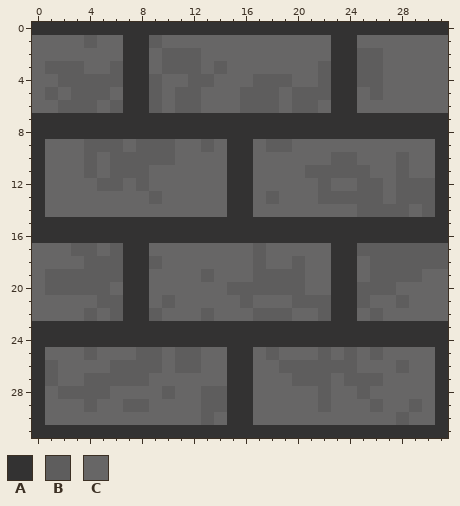
Pixel-art sprite -- app/Evil Cave/Assets/Tiles/wall.png. The picture above was drawn from the file before the commit.
The file is 32x32 pixels. Colours within 5 levels of each other are drawn and written as one.
Palette (. is transparent): A #333232  B #5e5d5d  C #676666
Once edited:
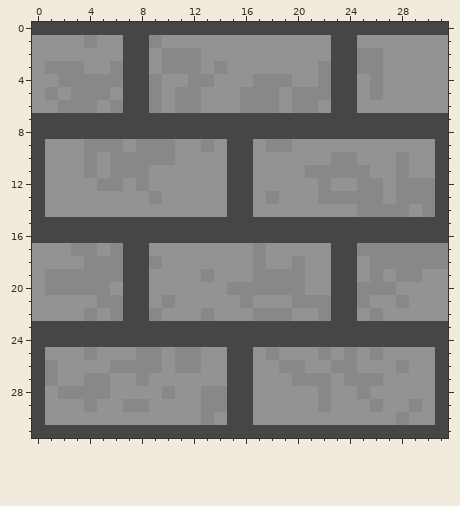
Changes in this commit:
colour A: #333232 -> #474646
colour B: #5e5d5d -> #8a8787
colour C: #676666 -> #949292
y 4: x 25 B -> C
y 19: x 27 B -> C
y 26: x 21..22 BB -> CC
y 27: x 6..7 BB -> CC
Pixel boxes of the changes (left, top, right, bottom) in both pictures:
changed: (32, 22, 448, 438)
